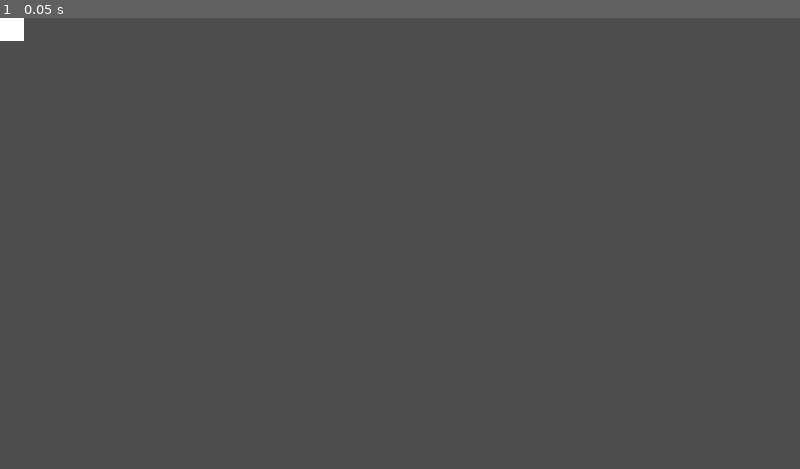
Above: before the commit, frame 1.
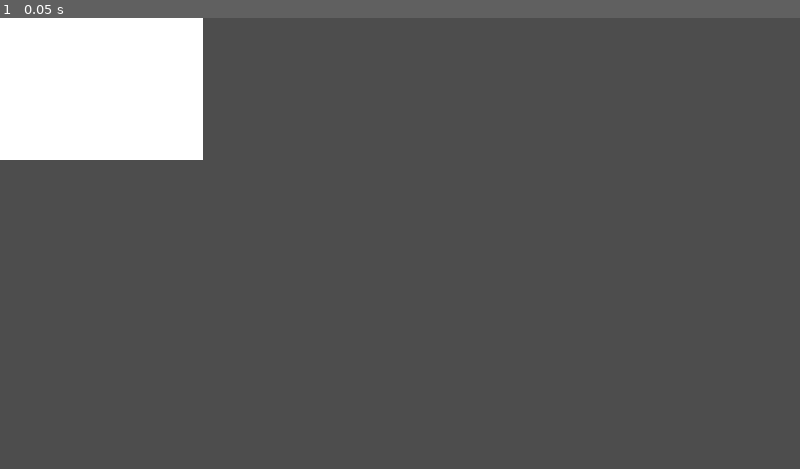
Above: after the commit, the same moment.

Repository: Jiamu-s-Group/Metastar_Colony
Game: Godot game, scene res://StartingPage/starting_page.tscn
Same seed, same stepped clock (60 frames per second), same inputs: the game is played once before the commit and once after it.
Inputs:
- Up to frame 1 (0.05 s): no input

The runs differ from the first frame. In frame 1, 7.8% of the frame differs, in the area x 0-26%, y 0-32%.

Commit message:
GitHub更新测试

Diff:
--- a/StartingPage/starting_page.tscn
+++ b/StartingPage/starting_page.tscn
@@ -3,5 +3,5 @@
 [node name="StartingPage" type="Node2D"]
 
 [node name="ColorRect" type="ColorRect" parent="."]
-offset_right = 40.0
-offset_bottom = 40.0
+offset_right = 358.0
+offset_bottom = 251.0
